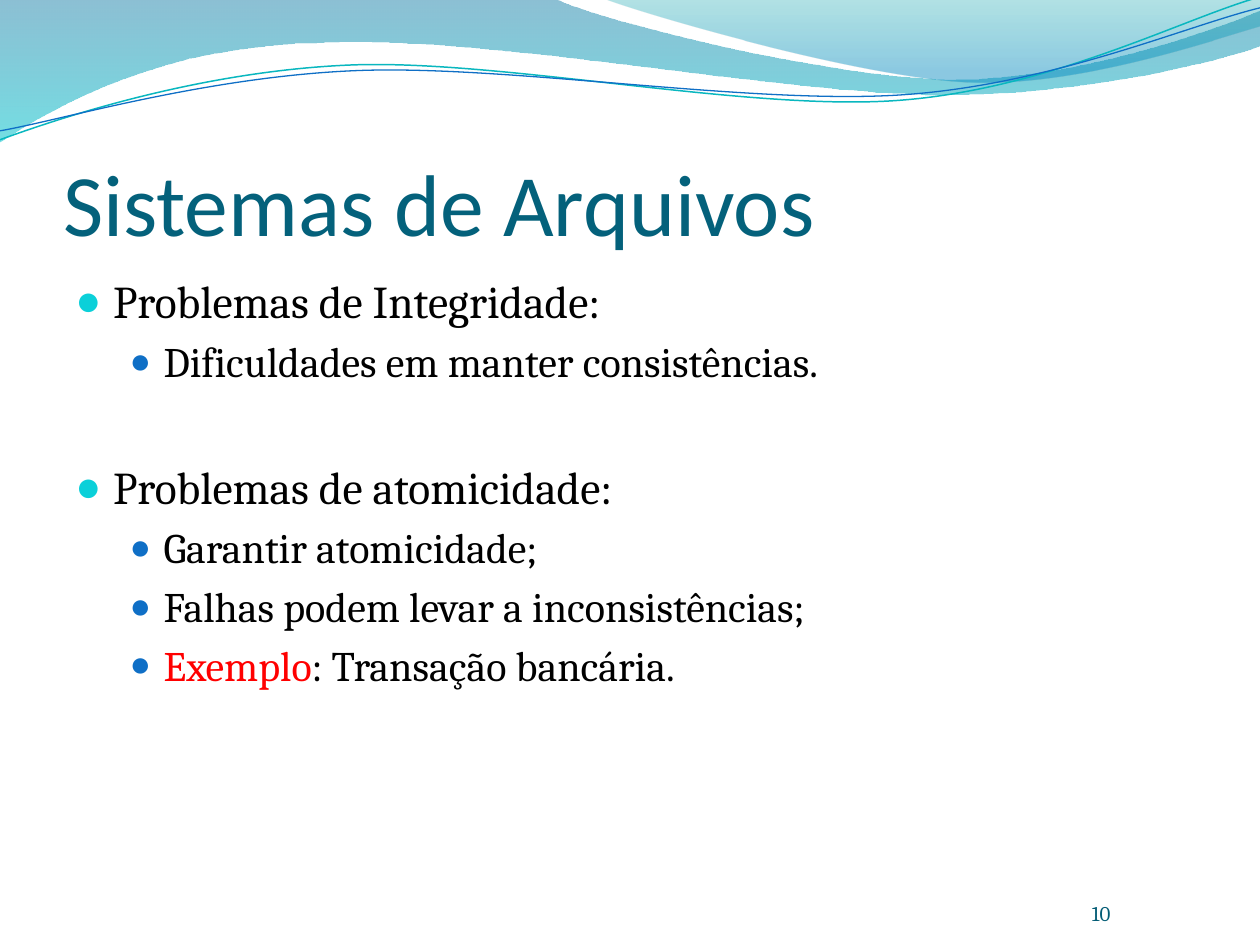
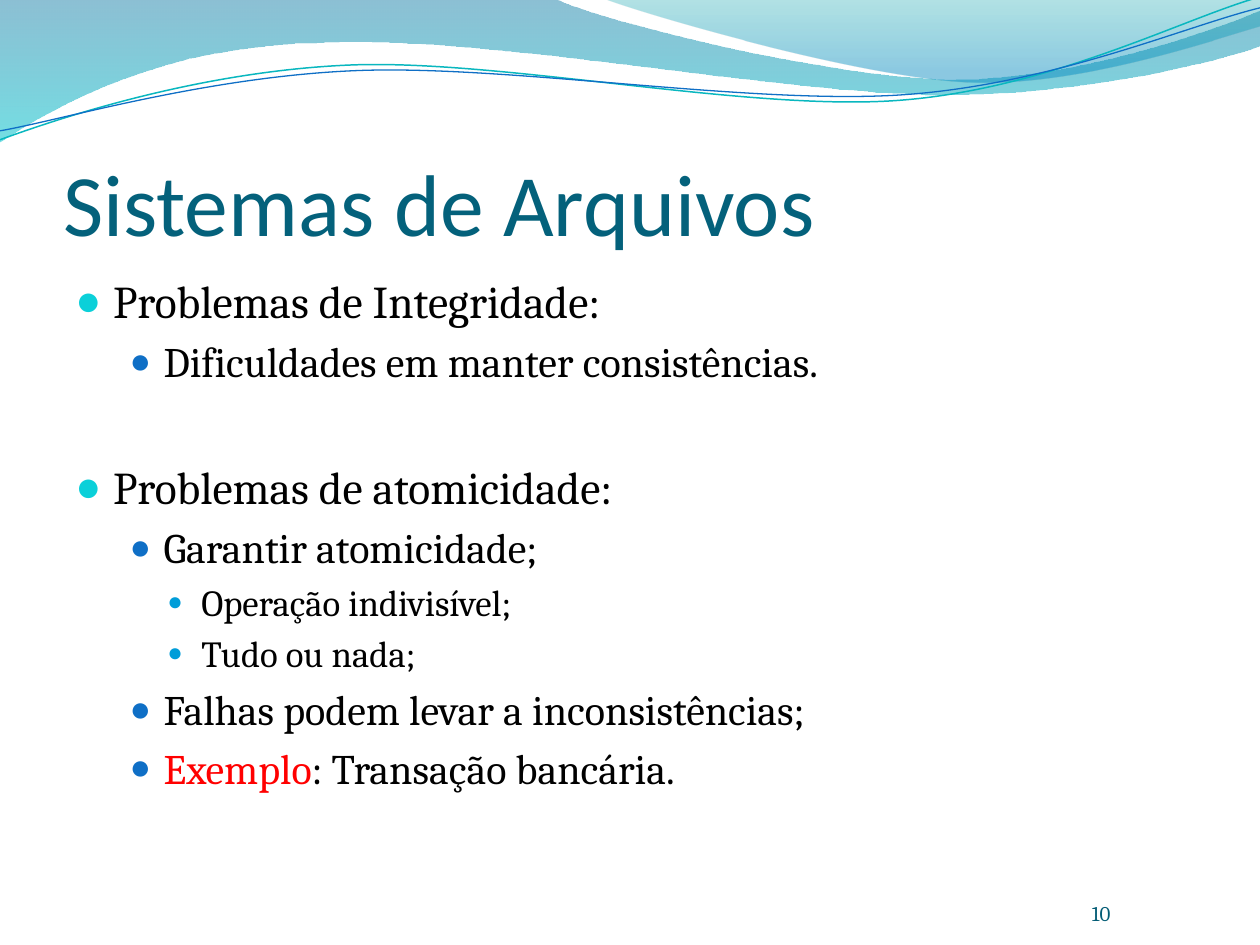
Before and after one commit to leonardopordeus/BD, a slide deck: slide 10 of Aula01.pptx. Drawn at 1260x945 pixels with LibreOffice and Linux fonts; fonts in the diff are those of the drawing; background and template pictures are left out. Boxes give left, top, right and bottom in pixels: in the first picture for what was removed or moved away, otherwise in the second. Text is boxed around its words. In the diff, an @@ line names an element or a change of style, - is before the commit and + after.

```diff
--- a/Aula01.pptx
+++ b/Aula01.pptx
@@ text at bbox=[201, 590, 511, 672]: paragraphs added @@
+    ● Operação indivisível;
+    ● Tudo ou nada;
```
Also in this commit, not shown: 3 other slides changed.
